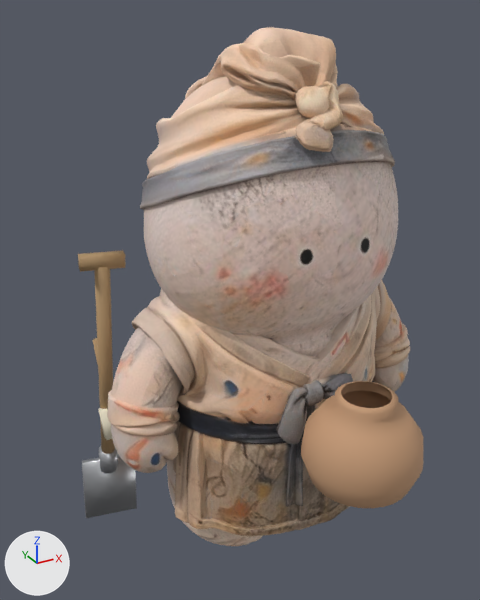
The glTF model world3d/media/muui_painter.glb, before and after one commit.
Before and after are seen from a camera (50 mm lens) standing at (-1.23, -2.01, 1.01) and looking at (-0.18, -0.1, 0.05). Every picture has the same lights, and +X, +Y and +Z are marked at lower left. The older version comes first. Where no turn or scale is listed for an object, it has been applied to the vertices.

Script lines for the objects in view, before the commit:
```python
me_cylinder = bpy.data.meshes.new('Cylinder')
me_cylinder.from_pydata(...)  # 56 vertices, 96 faces; spans x -0.11..0.11, y -0.047..0.04, z -0.721..0.516
# faces by material slot: [48, 48]
me_cylinder.materials.append(mat_p_wood)  # brown #ad8e65
me_cylinder.materials.append(mat_p_iron)  # grey #b3b5b8
me_cylinder_002 = bpy.data.meshes.new('Cylinder.002')
me_cylinder_002.from_pydata(...)  # a 10-sided cylinder along z spanning x -0.021..0.021, y -0.022..0.022, z -0.15..0.15, material slot 0; a box spanning x -0.05..0.05, y -0.025..0.025, z -0.26..-0.14, material slot 1
me_cylinder_002.materials.append(mat_p_wood)  # brown #ad8e65
me_cylinder_002.materials.append(mat_p_bristle)  # pale yellow #ede5cb
me_mesh_0 = bpy.data.meshes.new('Mesh_0')
me_mesh_0.from_pydata(...)  # 15187 vertices, 30364 faces; spans x -0.67..0.67, y -0.44..0.44, z -0.95..0.95
me_mesh_0.materials.append(mat_material_0)  # picture img_image_0
me_pot = bpy.data.meshes.new('pot')
me_pot.from_pydata(...)  # 225 vertices, 420 faces; spans x -0.2..0.2, y -0.2..0.2, z 0.0..0.361
me_pot.materials.append(mat_p_clay)  # brown #c49976
ob_mesh_0 = bpy.data.objects.new('Mesh_0', me_mesh_0)
ob_mesh_0.location = (0.0, 0.0, 0.0)
ob_prop_brush = bpy.data.objects.new('prop_brush', me_cylinder_002)
ob_prop_brush.location = (-0.591, 0.258, -0.32)
ob_prop_brush.rotation_euler = (-0.183, -0.0627, -0.0678)  # degrees (-10, -3.6, -3.9)
ob_prop_pot = bpy.data.objects.new('prop_pot', me_pot)
ob_prop_pot.location = (0.0, -0.606, -0.478)
ob_prop_shovel = bpy.data.objects.new('prop_shovel', me_cylinder)
ob_prop_shovel.location = (-0.593, 0.244, -0.306)
ob_prop_shovel.rotation_euler = (0.115, 0.0353, -0.167)  # degrees (6.6, 2, -9.6)
```
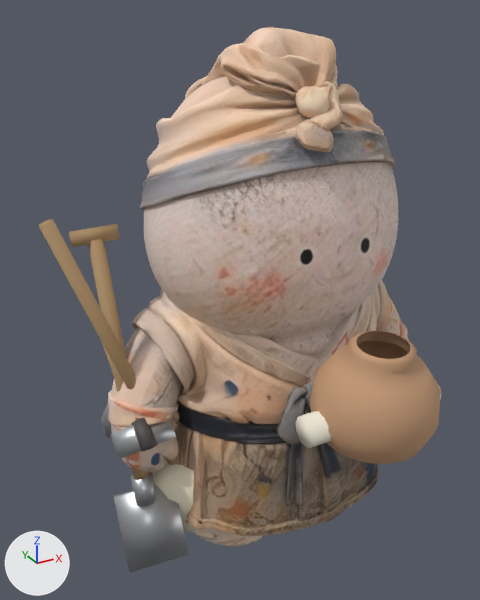
Boxes (x1, y1, x2, y2) around the edits, measured in the pictures (480 x 600 px):
'prop_pot', moved, turned: before (301, 381, 423, 508); after (310, 331, 441, 464)
'prop_shovel', moved, turned: before (78, 250, 137, 518); after (69, 224, 189, 573)
'prop_broom', added: after (39, 219, 200, 532)
    faces in mat_p_wood (brown #ad8e65): (39, 219, 176, 465)
    faces in mat_p_bristle (pale yellow #ede5cb): (152, 462, 200, 532)
'prop_hammer', added: after (101, 341, 176, 459)
    faces in mat_p_iron (grey #b3b5b8): (110, 418, 176, 459)
'prop_scroll', added: after (296, 381, 441, 448)
'prop_paintbrush', added: after (131, 417, 157, 451)
    faces in mat_p_ink (dark grey #504b4b): (131, 417, 157, 451)
'prop_brush', moved, turned (not visible afterwards): before (93, 338, 112, 440)
'prop_loupe', added (mostly hidden): after (101, 363, 114, 439)
    faces in mat_p_iron (grey #b3b5b8): (101, 403, 112, 439)

What the commit changed:
Material 'p_paper' (mat_p_paper) is new.
Its base color is (0.9, 0.84, 0.7) (pale yellow #f3ecda).
Its roughness is 0.9.
Material 'p_ink' (mat_p_ink) is new.
Its base color is (0.08, 0.07, 0.07) (dark grey #504b4b).
Its roughness is 0.6.
Mesh me_cylinder_010 is new.
It has 20 vertices, 36 faces and spans x -0.251..0.251, y -0.052..0.052, z -0.049..0.049.
It uses material mat_p_paper (pale yellow #f3ecda).
Mesh me_cylinder_008 is new.
It has 40 vertices, 72 faces and spans x -0.027..0.043, y -0.221..0.154, z -0.202..0.14.
Faces by material slot: [36, 36].
It uses material mat_p_wood (brown #ad8e65).
It uses material mat_p_ink (dark grey #504b4b).
Mesh me_cylinder_006 is new.
It has 40 vertices, 72 faces and spans x -0.085..0.133, y -0.023..0.025, z -0.288..0.102.
Faces by material slot: [36, 36].
It uses material mat_p_wood (brown #ad8e65).
It uses material mat_p_iron (grey #b3b5b8).
Mesh me_cylinder_003 is new.
It has 28 vertices, 48 faces and spans x -0.092..0.124, y -0.204..0.15, z -0.248..0.181.
Faces by material slot: [36, 12].
It uses material mat_p_wood (brown #ad8e65).
It uses material mat_p_iron (grey #b3b5b8).
Mesh me_cylinder_004 is new.
It has 40 vertices, 72 faces and spans x -0.211..0.363, y -0.166..0.085, z -0.726..0.524.
Faces by material slot: [36, 36].
It uses material mat_p_wood (brown #ad8e65).
It uses material mat_p_bristle (pale yellow #ede5cb).
Object 'prop_brush' (ob_prop_brush) moves from (-0.591, 0.258, -0.32) to (-0.607, -0.007, -0.189).
Object 'prop_brush' (ob_prop_brush) turns from (-10, -3.6, -3.9) to (-33, -7.5, -2.9) degrees about x, y and z.
Object 'prop_shovel' (ob_prop_shovel) moves from (-0.593, 0.244, -0.306) to (-0.61, -0.014, -0.17).
Object 'prop_shovel' (ob_prop_shovel) turns from (6.6, 2, -9.6) to (-15, -4.4, -10) degrees about x, y and z.
Object 'prop_pot' (ob_prop_pot) moves from (0.0, -0.606, -0.478) to (-0.004, -0.639, -0.271).
Object 'prop_pot' (ob_prop_pot) turns from (0, 0, 0) to (4, 0, -0.4) degrees about x, y and z.
Object 'prop_scroll' (ob_prop_scroll) is new; it shows me_cylinder_010.
Its location is (-0.004, -0.637, -0.157).
Object 'prop_paintbrush' (ob_prop_paintbrush) is new; it shows me_cylinder_008.
Its location is (-0.607, -0.007, -0.189).
Object 'prop_loupe' (ob_prop_loupe) is new; it shows me_cylinder_006.
Its location is (-0.607, -0.007, -0.189).
Object 'prop_hammer' (ob_prop_hammer) is new; it shows me_cylinder_003.
Its location is (-0.607, -0.007, -0.189).
Object 'prop_broom' (ob_prop_broom) is new; it shows me_cylinder_004.
Its location is (-0.621, -0.062, -0.104).
